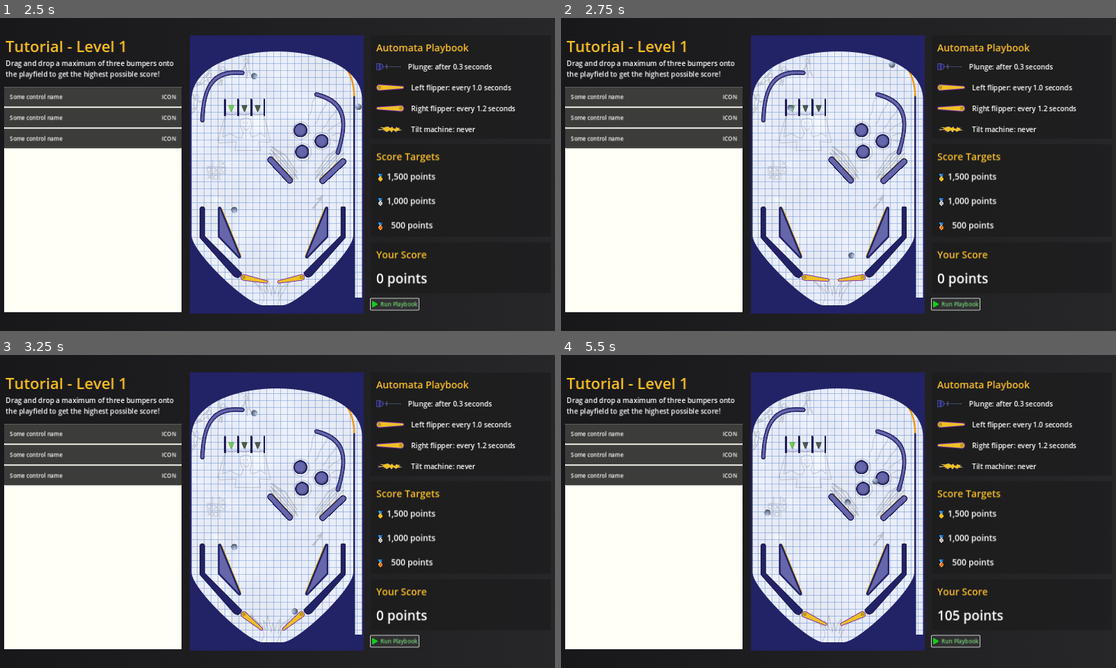
Above: before the commit, frames 1-4 (two rows, left to right).
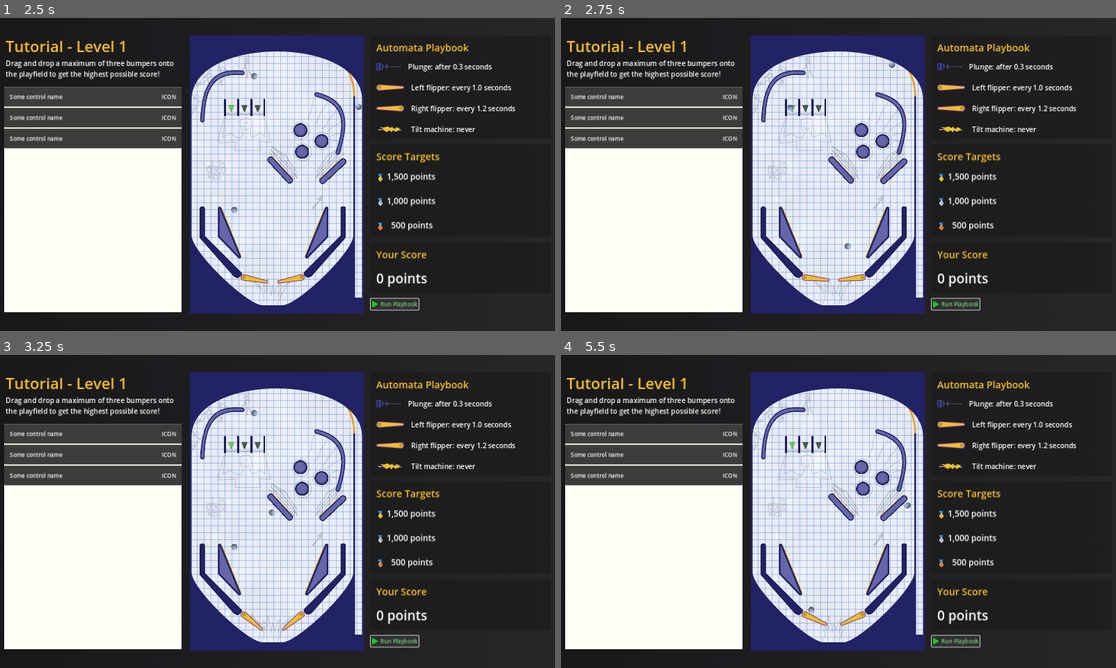
Above: after the commit, the same moments.

Repository: pincrediball/pincrediball
Game: Godot game, scene res://main.tscn
The game is run twice, just before and just after one commit, with the same random seed, the same clock (stepped at 60 frames per second) and the same inputs.
Inputs:
- Up to frame 1 (2.5 s): click "Run Playbook" at 0.5 s; click "Run Playbook" at 1.25 s; click "Run Playbook" at 2 s
- Up to frame 2 (2.75 s): no input
- Up to frame 3 (3.25 s): no input
- Up to frame 4 (5.5 s): no input

Frame 1 is identical in both runs. In frame 2, less than 0.1% of the frame differs, in the area x 51-53%, y 71-77%; in frame 3, less than 0.1%; in frame 4, 0.4%, in the area x 36-80%, y 39-86%.

Commit message:
Tweak slingshots
Fixes #10

Truth be told, the previous commits already mostly ported over a
working version of slings from prototype 007, this commit just
tweaks it a little bit.

See also #15 (physics tweaks)

Because the slings (nor any other component) work _too_ well yet,
we still need to revisit the entire thing. But for the moment this
current version will have to do for an alpha release.

Diff:
--- a/src/game/tutorial/sling.gd
+++ b/src/game/tutorial/sling.gd
@@ -5,7 +5,7 @@
 func on_ball_exit(ball: RigidBody2D):
 	if $SlingArea2D.overlaps_body(ball):
 		var direction = $SlingArea2D/CollisionShape2D.global_rotation
-		var baseForce = Vector2(1, 0).rotated(direction)
+		var baseForce = Vector2(1, -0.25).rotated(direction)
 		var impulse = baseForce * 1000
 		ball.apply_impulse(impulse)
 		Scoring.add_score(BASE_SCORE)
--- a/src/game/tutorial/sling.tscn
+++ b/src/game/tutorial/sling.tscn
@@ -1,4 +1,4 @@
-[gd_scene load_steps=5 format=3]
+[gd_scene load_steps=5 format=3 uid="uid://c2ikokn6p8d5d"]
 
 [ext_resource type="PhysicsMaterial" uid="uid://bb6n2li1maglm" path="res://game/tutorial/bumper_physics_material.tres" id="1_3egyw"]
 [ext_resource type="Texture2D" uid="uid://clkwn12rb1iu1" path="res://art/game/tutorial/component_sling.png" id="1_h8wmd"]
Not shown: 1 places in src/game/tutorial/machine.tscn that only renumber resources
